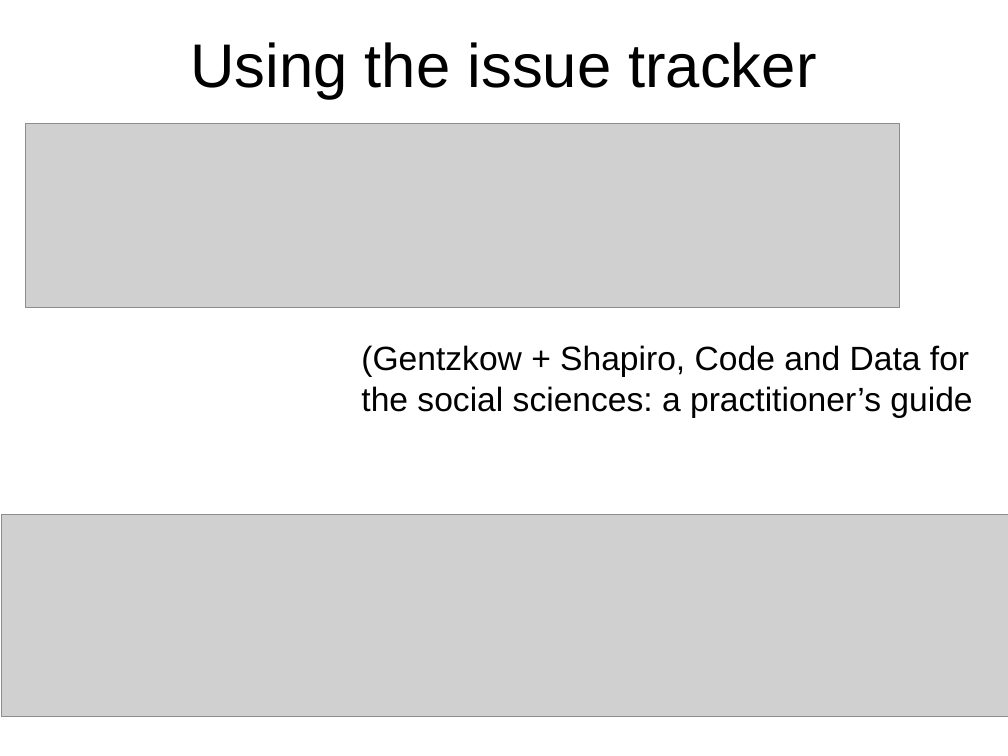
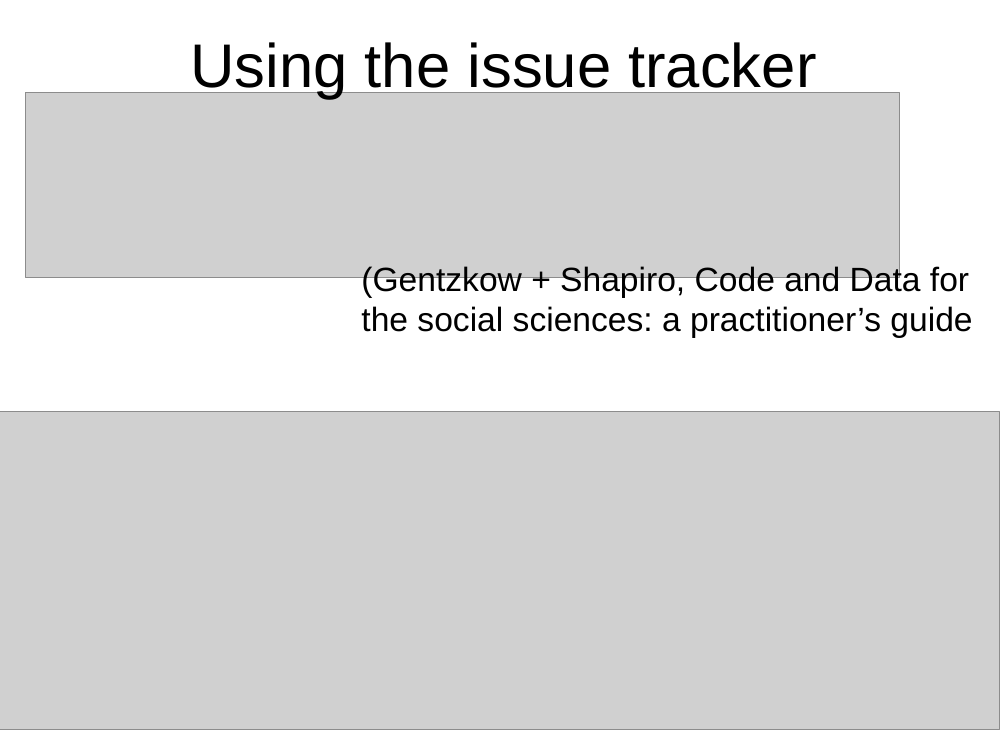
Before and after one commit to cskemp/chdss2019_content, a slide deck: slide 17 of day1/slides/git.pptx. Drawn at 1008x756 pixels with LibreOffice and Linux fonts; fonts in the diff are those of the drawing; grey boxes stand for pictures. Boxes give left, top, right and bottom in pixels: in the first picture for what was removed or moved away, otherwise in the second. Text is boxed around its words. In the diff, an @@ line names an element or a change of style, - is before the commit and + after.

```diff
--- a/day1/slides/git.pptx
+++ b/day1/slides/git.pptx
@@ picture: place and size @@
-picture at bbox=[25, 123, 899, 307]
+picture at bbox=[25, 93, 899, 277]
@@ text "(Gentzkow + Shapiro, Code and ...": place and size @@
-text "(Gentzkow + Shapiro, Code and ..." at bbox=[361, 345, 972, 418]
+text "(Gentzkow + Shapiro, Code and ..." at bbox=[361, 264, 972, 338]
@@ picture: place and size @@
-picture at bbox=[1, 514, 1008, 717]
+picture at bbox=[0, 411, 1000, 730]
```
Also in this commit, not shown: 1 slide added, 3 other files.
